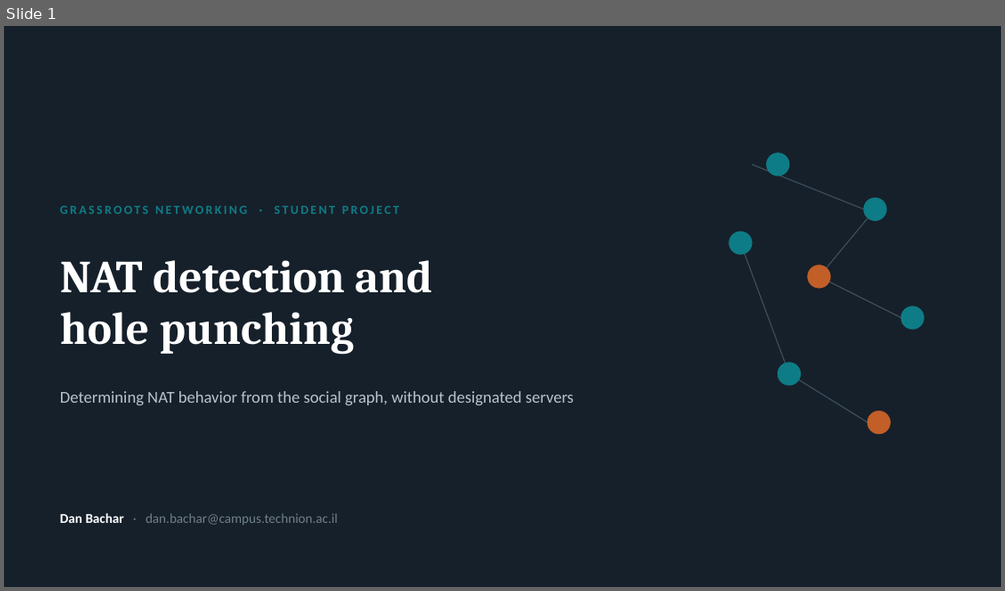
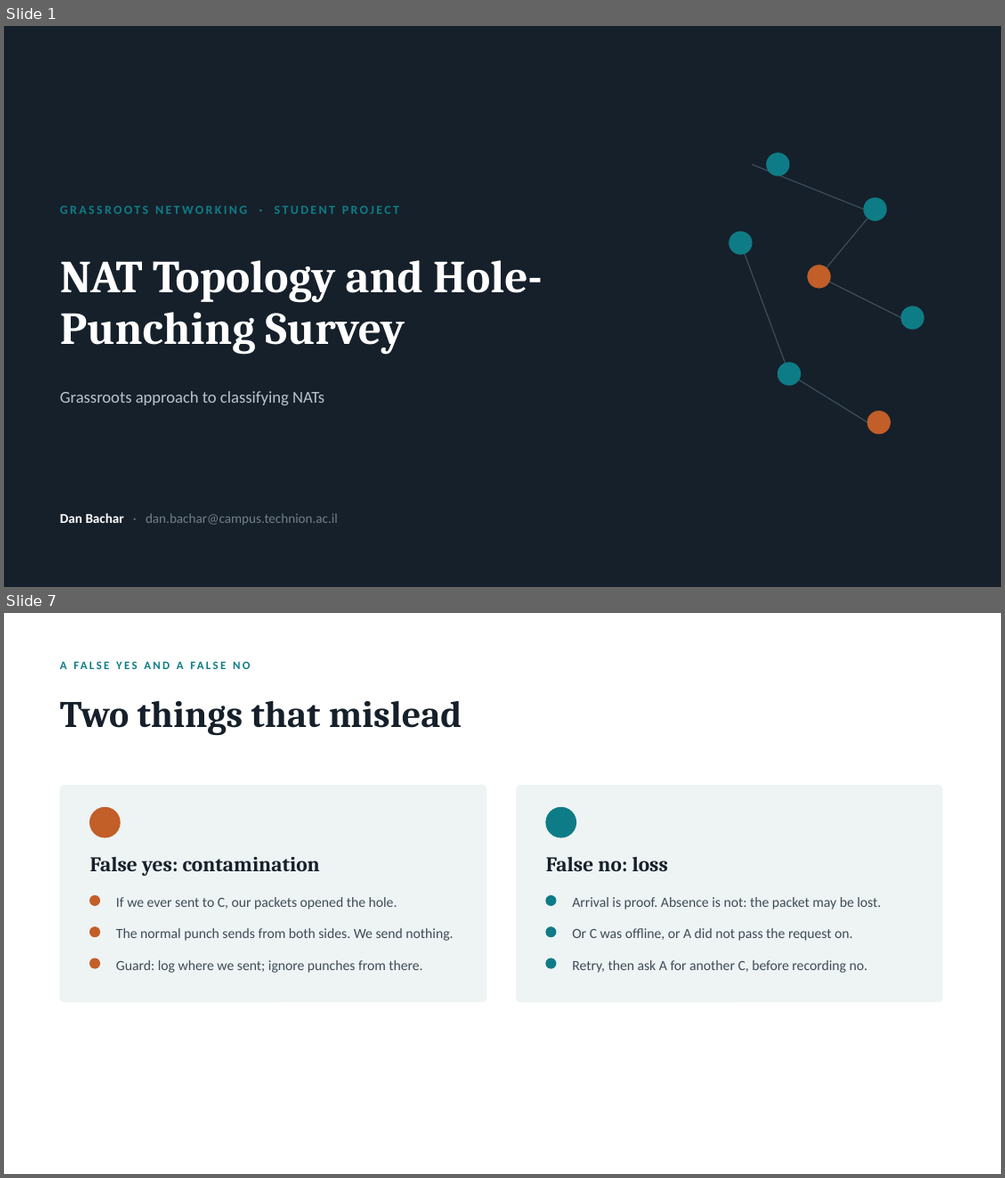
Before and after one commit to danbachar/grassroots-networking, a slide deck: docs/student-projects/grassroots-nat-project.pptx. Shown one above the other, each under a label of ours: slide 1 before the commit, slides 1 and 7 after it; the slides between them are not shown. The pictures are 1005x591 and 1005x1178 pixels, drawn with LibreOffice and Linux fonts; fonts in the diff are those of the drawing. Boxes give left, top, right and bottom in pixels: in the first picture for what was removed or moved away, otherwise in the second. Text is boxed around its words. In the diff, an @@ line names an element or a change of style, - is before the commit and + after.

```diff
--- a/docs/student-projects/grassroots-nat-project.pptx
+++ b/docs/student-projects/grassroots-nat-project.pptx
@@ slide 7 added at (x1=4, y1=613, x2=1001, y2=1174), background #FFFFFF @@
@@ text added at (x1=60, y1=661, x2=151, y2=669), 11 pt, text #0E7C86, bold @@
+A FALSE YES AND A FALSE NO
@@ text added at (x1=60, y1=700, x2=462, y2=736), 36 pt, text #16202A, bold @@
+Two things that mislead
@@ rounded rectangle added at (x1=60, y1=785, x2=486, y2=1002), fill #EEF3F4, outline #EEF3F4 0.5 pt @@
@@ rounded rectangle added at (x1=517, y1=785, x2=942, y2=1002), fill #EEF3F4, outline #EEF3F4 0.5 pt @@
@@ ellipse added at (x1=90, y1=807, x2=120, y2=837), fill #C25E28, outline #C25E28 1 pt @@
@@ ellipse added at (x1=546, y1=807, x2=576, y2=837), fill #0E7C86, outline #0E7C86 1 pt @@
@@ text added at (x1=90, y1=857, x2=320, y2=876), 20 pt, text #16202A, bold @@
+False yes: contamination
@@ text added at (x1=546, y1=857, x2=668, y2=871), 20 pt, text #16202A, bold @@
+False no: loss
@@ ellipse added at (x1=90, y1=896, x2=100, y2=906), fill #C25E28, outline #C25E28 1 pt @@
@@ text added at (x1=116, y1=897, x2=397, y2=909), 13.5 pt, text #3E4C57 @@
+If we ever sent to C, our packets opened the hole.
@@ ellipse added at (x1=546, y1=896, x2=556, y2=906), fill #0E7C86, outline #0E7C86 1 pt @@
@@ text added at (x1=572, y1=897, x2=881, y2=909), 13.5 pt, text #3E4C57 @@
+Arrival is proof. Absence is not: the packet may be lost.
@@ ellipse added at (x1=90, y1=927, x2=100, y2=937), fill #C25E28, outline #C25E28 1 pt @@
@@ text added at (x1=116, y1=928, x2=453, y2=941), 13.5 pt, text #3E4C57 @@
+The normal punch sends from both sides. We send nothing.
@@ ellipse added at (x1=546, y1=927, x2=556, y2=937), fill #0E7C86, outline #0E7C86 1 pt @@
@@ text added at (x1=572, y1=928, x2=852, y2=941), 13.5 pt, text #3E4C57 @@
+Or C was offline, or A did not pass the request on.
@@ ellipse added at (x1=90, y1=958, x2=100, y2=968), fill #C25E28, outline #C25E28 1 pt @@
@@ ellipse added at (x1=546, y1=958, x2=556, y2=968), fill #0E7C86, outline #0E7C86 1 pt @@
@@ text added at (x1=116, y1=960, x2=422, y2=973), 13.5 pt, text #3E4C57 @@
+Guard: log where we sent; ignore punches from there.
@@ text added at (x1=572, y1=960, x2=867, y2=973), 13.5 pt, text #3E4C57 @@
+Retry, then ask A for another C, before recording no.
@@ slide 1 changed as well @@
@@ text at (x1=60, y1=260, x2=542, y2=354): text changed @@
-NAT detection and
-hole punching
+NAT Topology and Hole-Punching Survey
@@ text at (x1=60, y1=391, x2=324, y2=405): text changed @@
-Determining NAT behavior from the social graph, without designated servers
+Grassroots approach to classifying NATs
```
Also in this commit, not shown: 3 other slides changed, 3 other slides added, 6 slides removed, 5 other files.
